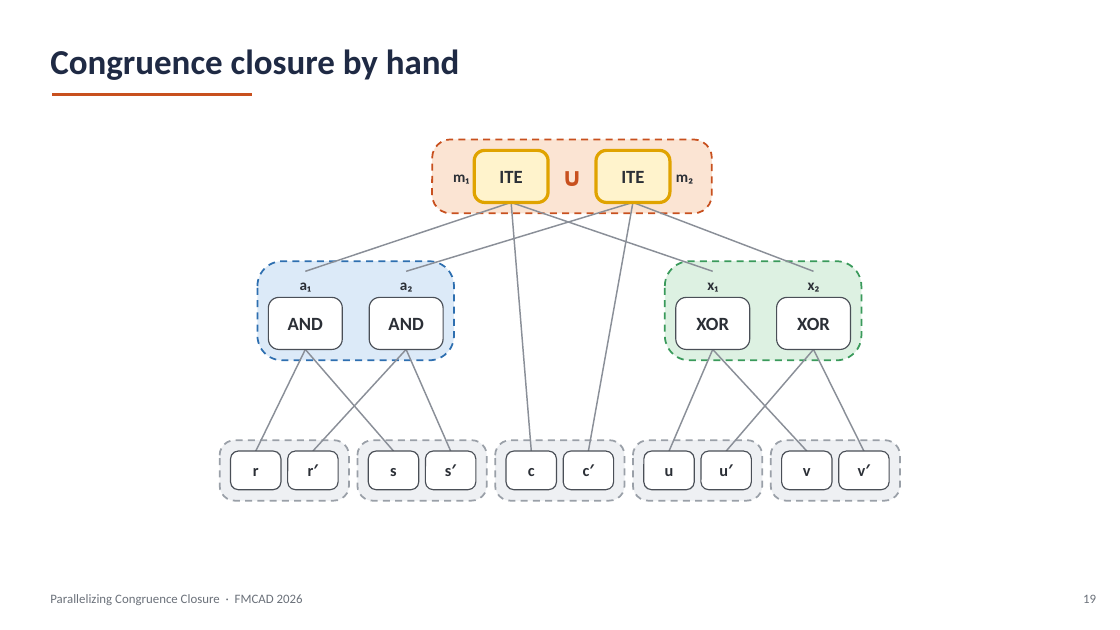
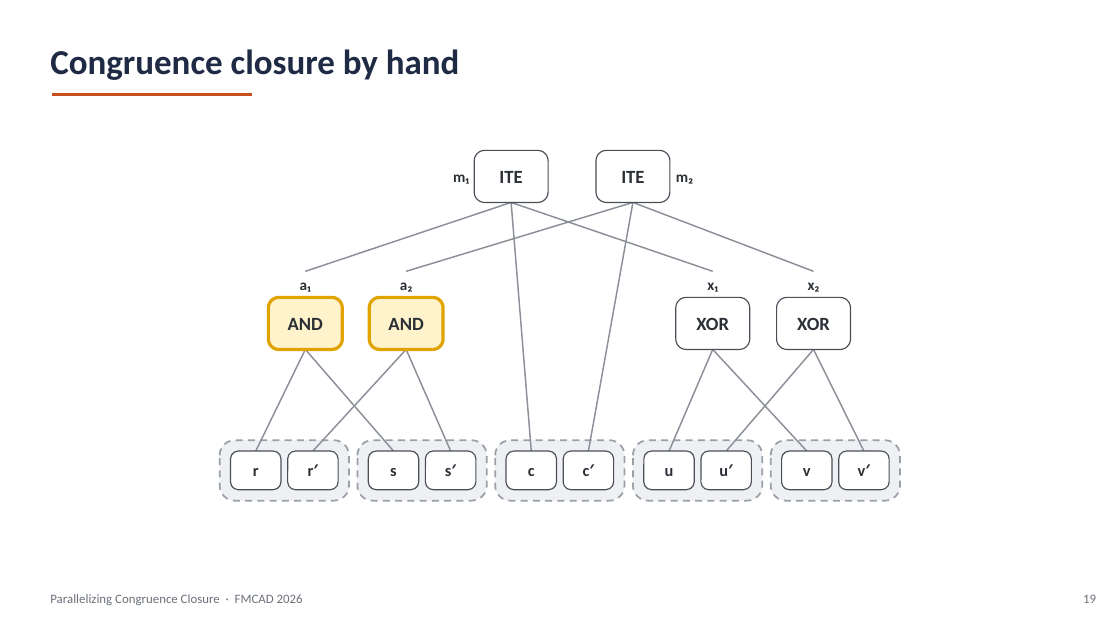
Before and after one commit to amarshah1/parallelcc-paper, a slide deck: slide 19 of slides/parallelcc-part1.pptx. Drawn at 1120x630 pixels with LibreOffice and Linux fonts; fonts in the diff are those of the drawing. Boxes give left, top, right and bottom in pixels: in the first picture for what was removed or moved away, otherwise in the second. Text is boxed around its words. In the diff, an @@ line names an element or a change of style, - is before the commit and + after.

```diff
--- a/slides/parallelcc-part1.pptx
+++ b/slides/parallelcc-part1.pptx
@@ rounded rectangle removed at <box>432,139,712,213</box> @@
@@ rounded rectangle "ITE" at <box>474,150,548,202</box>: fill #FFF3CC to #FFFFFF; outline #E0A300 2.75 pt to #4A4F57 1 pt @@
@@ text removed at <box>539,151,606,202</box> @@
-∪
@@ rounded rectangle "ITE" at <box>596,150,670,202</box>: fill #FFF3CC to #FFFFFF; outline #E0A300 2.75 pt to #4A4F57 1 pt @@
@@ rounded rectangle removed at <box>257,261,454,360</box> @@
@@ rounded rectangle removed at <box>665,261,861,360</box> @@
@@ rounded rectangle "AND" at <box>268,297,342,350</box>: fill #FFFFFF to #FFF3CC; outline #4A4F57 1 pt to #E0A300 2.75 pt @@
@@ rounded rectangle "AND" at <box>369,297,443,350</box>: fill #FFFFFF to #FFF3CC; outline #4A4F57 1 pt to #E0A300 2.75 pt @@
```
Also in this commit, not shown: 33 other slides changed, 6 slides added, 1 slide removed, 2 other files.
